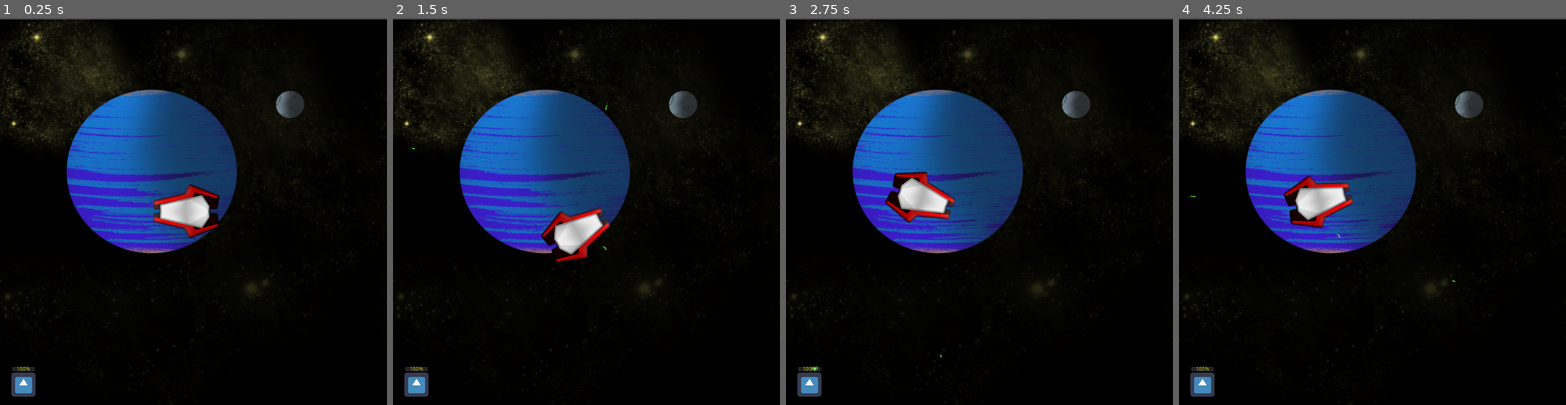
Above: before the commit, frames 1-4 (left to right).
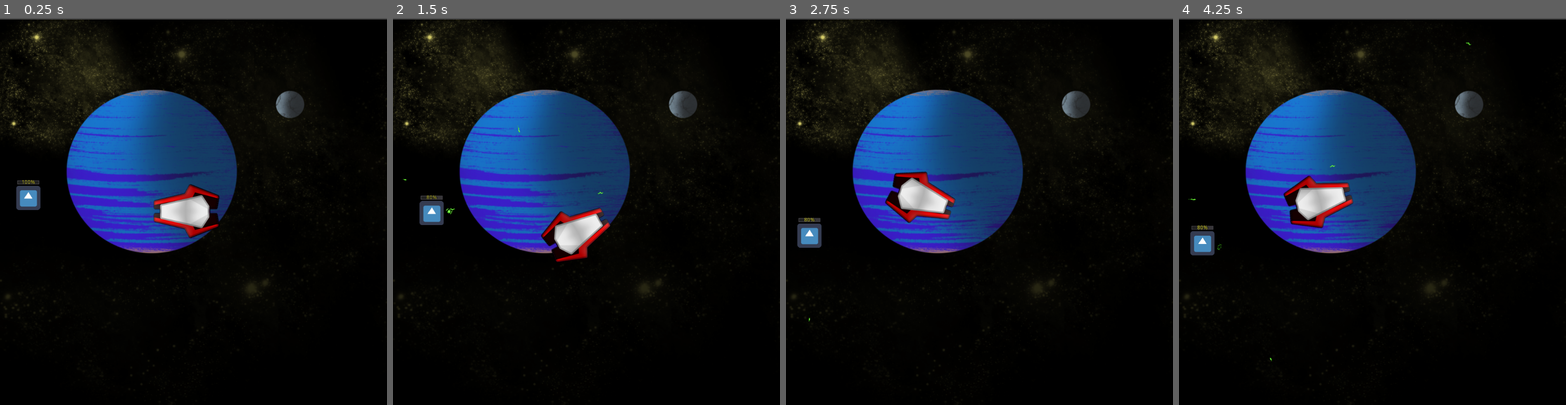
Above: after the commit, the same moments.

Repository: orelll/SpaceShooter
Game: Godot game, scene res://Player.tscn
Two runs of this game, one before a commit and one after it. Both use one fixed random seed, a clock stepped at 60 frames per second and the inputs below. The engine's default icon, where the game draws it, is replaced by a stand-in: a white triangle on a blue panel in a dark square.
Inputs:
- Up to frame 1 (0.25 s): no input
- Up to frame 2 (1.5 s): tap Enter (ui_accept) at 0.5, 0.6, 0.77, 1.07, 1.35 s; hold Right (ui_right) 0.53-1.28 s; hold Down (ui_down) from 1.28 s (still down)
- Up to frame 3 (2.75 s): tap Enter (ui_accept) at 1.52, 1.82, 2.1 s; release Down (ui_down) at 2.03 s; hold Right (ui_right) from 2.03 s (still down)
- Up to frame 4 (4.25 s): release Right (ui_right) at 2.78 s; hold Up (ui_up) 2.78-3.53 s; tap Enter (ui_accept) at 2.85, 3.02, 3.32, 3.6, 3.77, 4.07 s; hold Left (ui_left) from 3.53 s (still down)

The runs differ from the first frame. In frame 1, 0.9% of the frame differs, in the area x 2-11%, y 41-98%; in frame 2, 1.0%; in frame 3, 0.9%; in frame 4, 1.0%, in the area x 2-76%, y 6-98%.

Commit message:
better version

Diff:
--- a/Player.gd
+++ b/Player.gd
@@ -61,13 +61,11 @@
 	position.x = clamp(position.x, 0, screen_size.x)
 	position.y = clamp(position.y, 0, screen_size.y)
 
-# input event - runs when the input happens
 func shot():
 	var found = load("res://Shot.tscn")
 	var shotDuplicate = found.instance()
 	shotDuplicate.position = position
 	shotDuplicate.rotation = rotation
-	print('setting rotation: ' + str(rotation))
 	root.add_child(shotDuplicate)
 	shotDuplicate.show()
 
--- a/Shot.gd
+++ b/Shot.gd
@@ -8,29 +8,24 @@
 var screen_size
 
 func _ready():
-	rotation = get_parent().rotation
+	rotation = get_parent().rotation/2
 	screen_size = get_tree().root.size
 	$AnimatedSprite.play("default")
 	velocity = Vector2(cos(rotation) * -speed, sin(rotation) * -speed).rotated(rotation)
-	print('rotation: ' + str(rotation))
-	print('velocity: ' + str(velocity))
 
 func _physics_process(delta):
 	if position.x >= screen_size.x or position.y >= screen_size.y or position.x <= -screen_size.x or position.y  <= -screen_size.y:
-		velocity = Vector2(0,0)
 		$AnimatedSprite.play("explosion")
 		yield($AnimatedSprite, "animation_finished" )
 		get_parent().queue_free()
 	else:
-
 		var collision = move_and_collide(velocity*delta)
 		if collision != null:
 			hitSomething(collision.collider)
 
 func hitSomething(area):
-	print(area.name)
 	if area.get_name() == 'target':
-		velocity = Vector2(0,0)
 		$AnimatedSprite.play("explosion")
 		yield($AnimatedSprite, "animation_finished" )
+		velocity = Vector2(0,0)
 		get_parent().queue_free()
--- a/target.gd
+++ b/target.gd
@@ -8,38 +8,37 @@
 var angleChanged = false
 var direction = Vector2(1,1)
 var screen_size = Vector2(500,500)
-var newX
-var newY
+var velocity = Vector2()
 
 func _ready():
 	$Health.value = 100
-	#screen_size = get_viewport().size
-	newY = rng.randi_range(0, screen_size.x)
-	newX = rng.randi_range(0, screen_size.y)
 	changeAngle()
 	show()
 	$AnimatedSprite.play("default")
 
 func _physics_process(delta):
-	#screen_size = get_tree().root.size
 
-	if OS.get_time().second % 10 == 0 and !angleChanged:
+	if OS.get_time().second % 2 == 0 and !angleChanged:
 		changeAngle()
 		angleChanged = true
-	if OS.get_time().second % 10 == 1:
+	if OS.get_time().second % 2 == 1:
 		angleChanged = false
 
+	ProcessVelocity()
 
-	newX = (position.x + 1)
-	newY = (position.y + 1)
-	#newX = clamp(newX, 0, screen_size.x)
-	#newY = rng.randi_range(position.y -10, position.y + 10) * movementSpeed * movementSpeedMultiplier
-	#newY = clamp(newX, 0, screen_size.x)
-	var newPosition = Vector2(newX, newY).rotated(angle)# Vector2(0, 0)
+	var checkX = clamp(velocity.x, 0, screen_size.x)
+	var checkY = clamp(velocity.y, 0, screen_size.y)
 
-	var collision = move_and_collide(newPosition)
-	print('moving to position:' + str(newPosition))
-	print('current position: ' + str(position))
+	if checkX != velocity.x:
+		direction.x = direction.x * -1
+		ProcessVelocity()
+
+	if checkY != velocity.y:
+		direction.y = direction.y * -1
+		ProcessVelocity()
+
+	var collision = move_and_collide(velocity)
+
 	if collision != null:
 		changeAngle()
 		if collision.collider.name == 'Shot':
@@ -48,12 +47,15 @@
 	position.x = clamp(position.x, 0, screen_size.x)
 	position.y = clamp(position.y, 0, screen_size.y)
 
+func ProcessVelocity():
+	velocity = Vector2(sin(angle) * movementSpeed, cos(angle) * movementSpeed).rotated(rotation)
 
 func changeAngle():
 	angle = rng.randi_range(0, 360)
 	print('setting  angle to:' + str(angle))
 
 func GotHit(area):
+	print('hit by ' + str(area.name))
 	if $Health.value > area.damage:
 		$Health.value -= area.damage
 	else:
